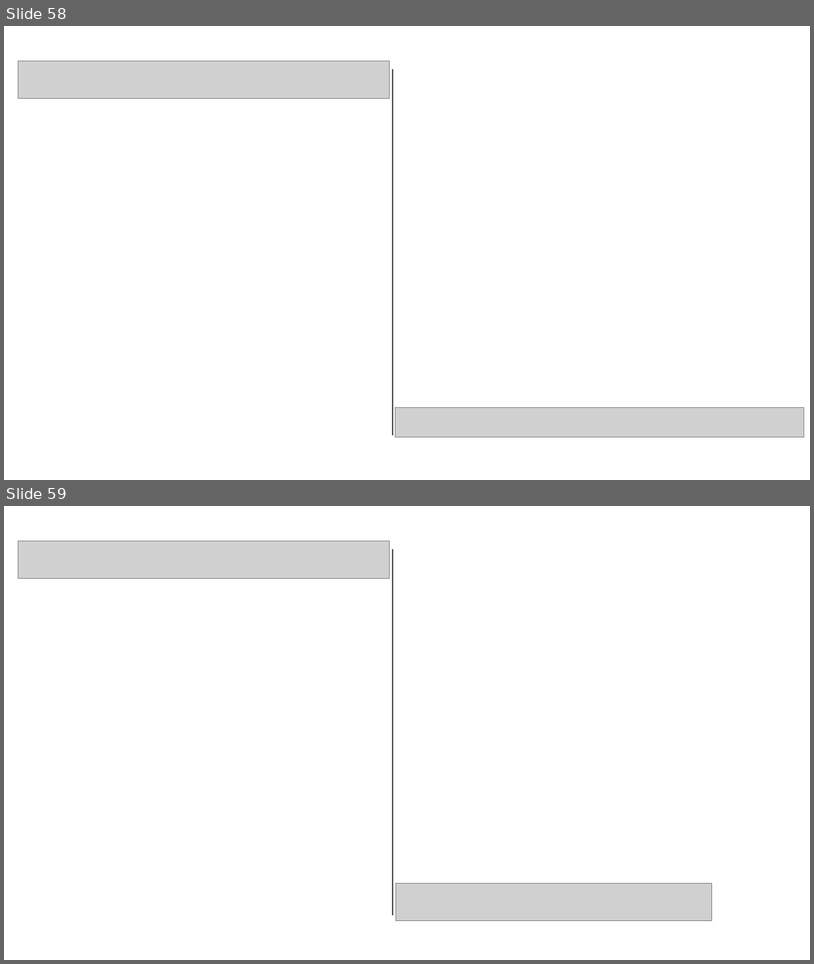
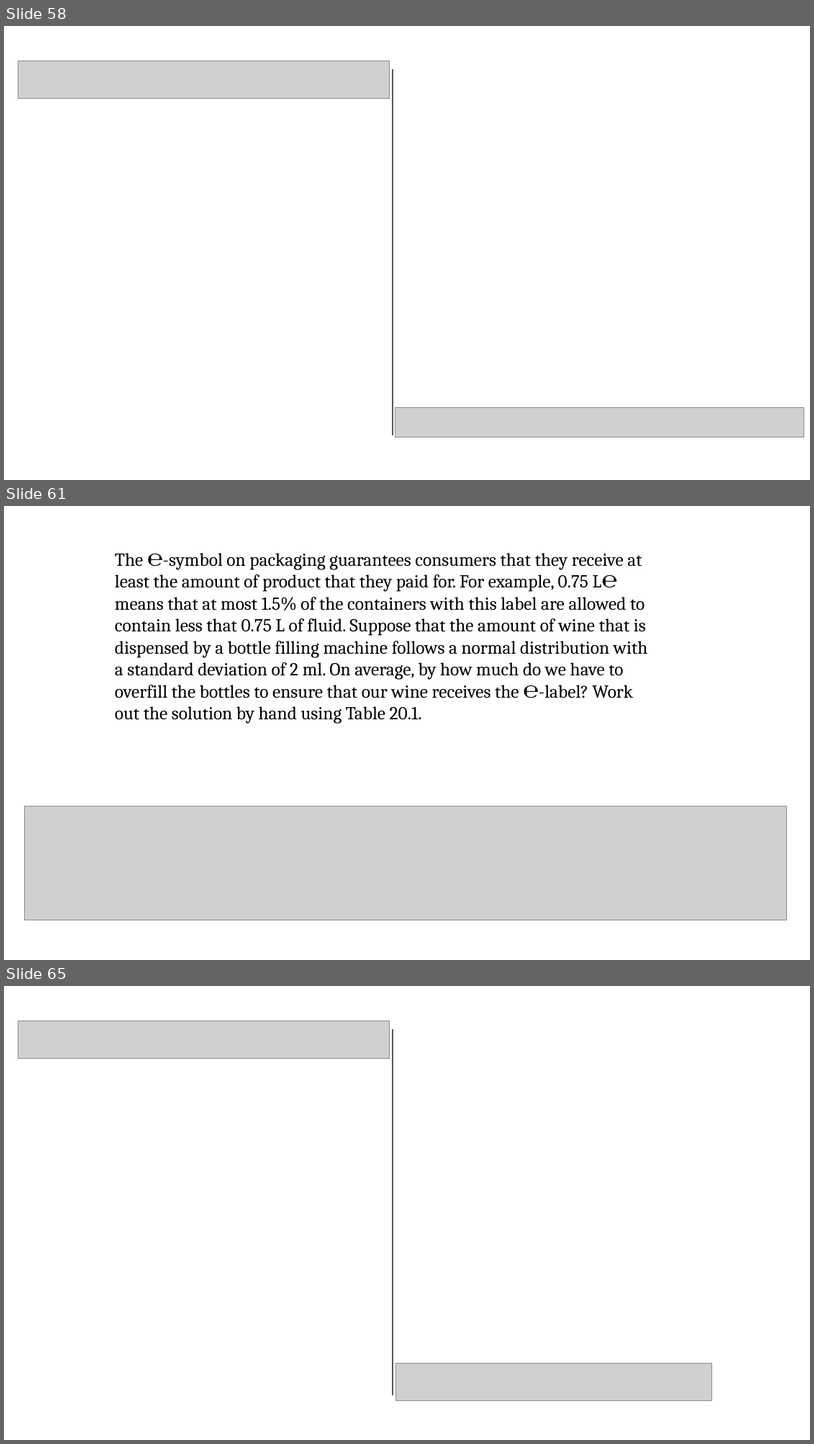
Before and after one commit to pvermees/geostats, a slide deck: slides/quizzes.odp. Shown one above the other, each under a label of ours: slides 58 and 59 before the commit, slides 58, 61 and 65 after it; the slides between them are not shown. The pictures are 814x964 and 814x1444 pixels, drawn with LibreOffice and Linux fonts; fonts in the diff are those of the drawing; grey boxes stand for pictures. Boxes give left, top, right and bottom in pixels: in the first picture for what was removed or moved away, otherwise in the second. Text is boxed around its words. In the diff, an @@ line names an element or a change of style, - is before the commit and + after.

```diff
--- a/slides/quizzes.odp
+++ b/slides/quizzes.odp
@@ slide 61 added at (4, 506, 810, 960), background #FFFFFF @@
@@ text added at (115, 553, 648, 723), 18 pt, text #000000 @@
+The ℮-symbol on packaging guarantees consumers that they receive at least the amount of product that they paid for. For example, 0.75 L℮ means that at most 1.5% of the containers with this label are allowed to contain less that 0.75 L of fluid. Suppose that the amount of wine that is dispensed by a bottle filling machine follows a normal distribution with a standard deviation of 2 ml. On average, by how much do we have to overfill the bottles to ensure that our wine receives the ℮-label? Work out the solution by hand using Table 20.1.
@@ picture added at (24, 806, 787, 920) @@
@@ what was slide 59 is now slide 65 @@
```
Also in this commit, not shown: 10 slides changed, 5 other slides added, 4 other files.
